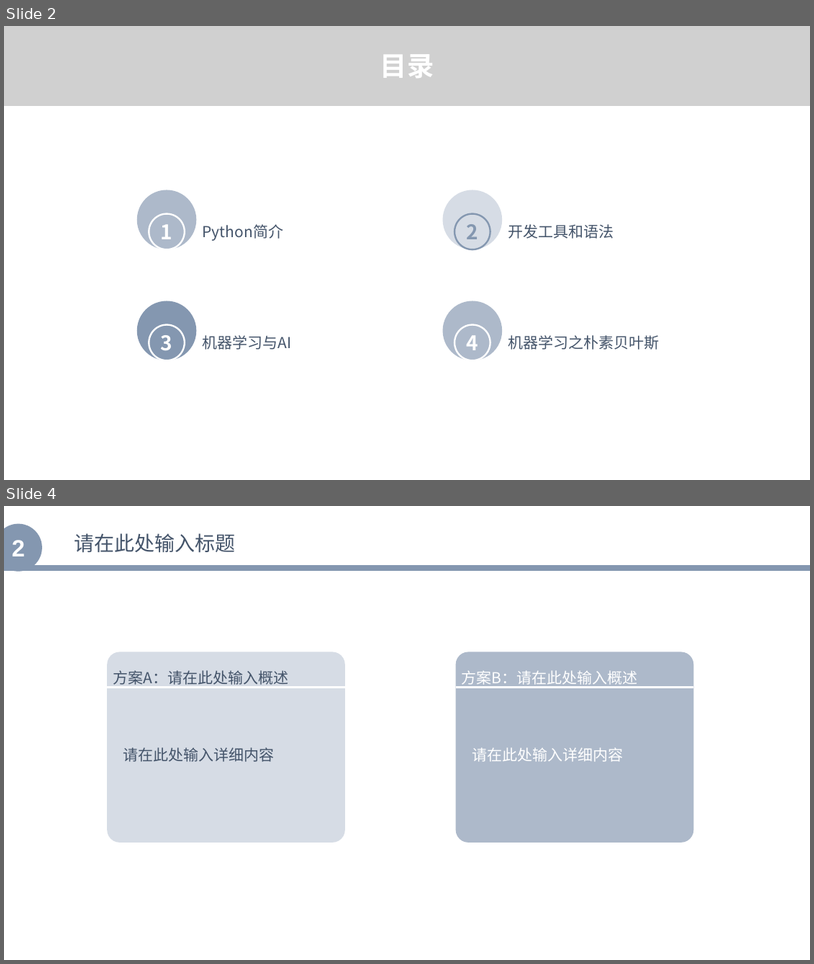
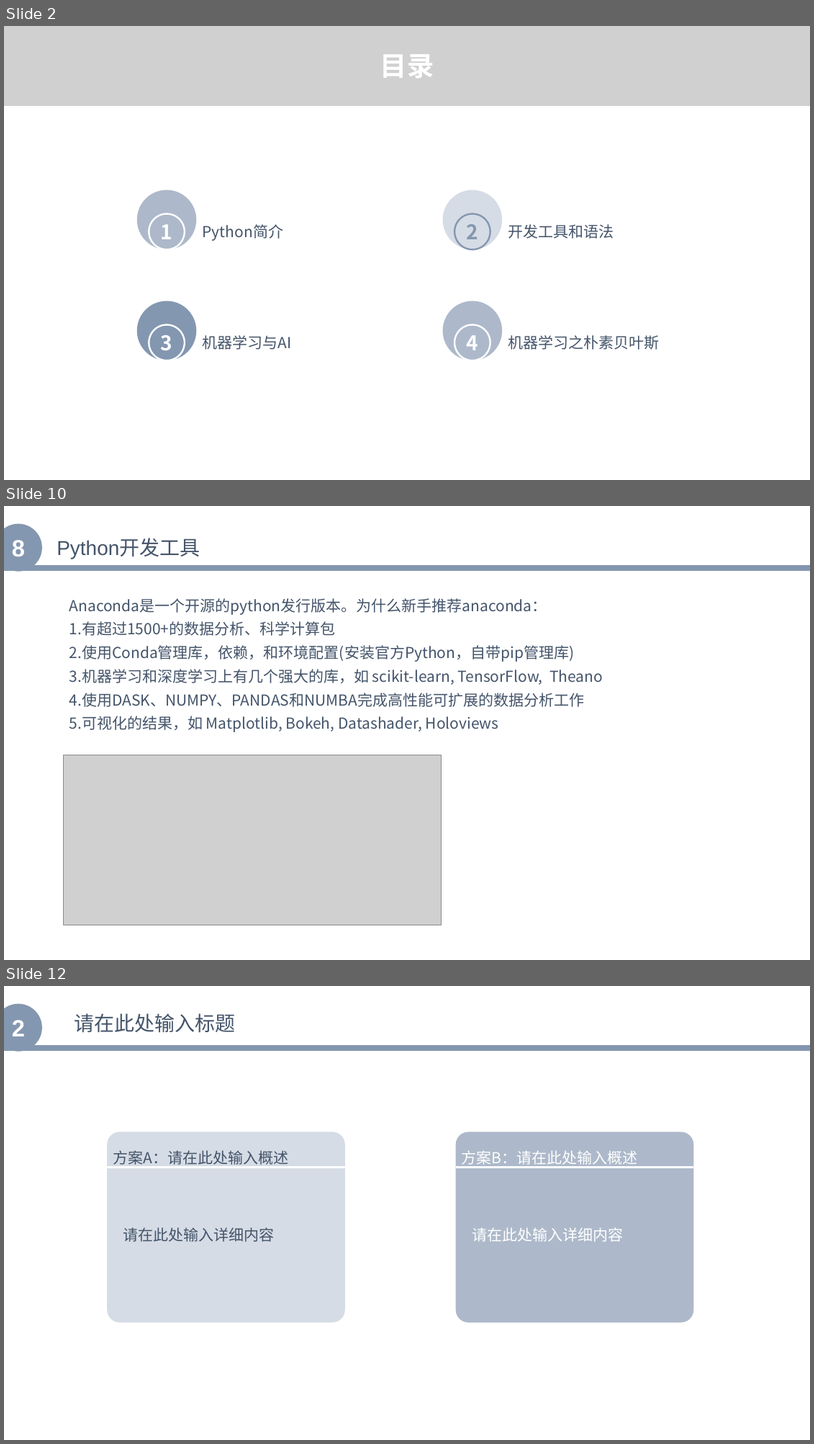
Before and after one commit to zhenglibins/python, a slide deck: python资料/Python与机器学习入门.pptx. Shown one above the other, each under a label of ours: slides 2 and 4 before the commit, slides 2, 10 and 12 after it; the slides between them are not shown. The pictures are 814x964 and 814x1444 pixels, drawn with LibreOffice and Linux fonts; fonts in the diff are those of the drawing; grey boxes stand for pictures. Boxes give left, top, right and bottom in pixels: in the first picture for what was removed or moved away, otherwise in the second. Text is boxed around its words. In the diff, an @@ line names an element or a change of style, - is before the commit and + after.

```diff
--- a/python资料/Python与机器学习入门.pptx
+++ b/python资料/Python与机器学习入门.pptx
@@ slide 10 added at (4,506,810,960), background #FFFFFF @@
@@ ellipse added at (4,523,42,572), fill #8497B0, 28 pt, text #FFFFFF, bold @@
+8
@@ text added at (57,539,200,559), 24 pt, text #44546A @@
+Python开发工具
@@ line added from (4, 568) to (810, 568), #8497B0 7 pt @@
@@ text added at (70,598,603,732), 18 pt, text #44546A @@
+Anaconda是一个开源的python发行版本。为什么新手推荐anaconda：
+1.有超过1500+的数据分析、科学计算包
+2.使用Conda管理库，依赖，和环境配置(安装官方Python，自带pip管理库)
+3.机器学习和深度学习上有几个强大的库，如 scikit-learn, TensorFlow, Theano
+4.使用DASK、NUMPY、PANDAS和NUMBA完成高性能可扩展的数据分析工作
+5.可视化的结果，如 Matplotlib, Bokeh, Datashader, Holoviews
@@ picture added at (63,754,441,924) @@
@@ what was slide 4 is now slide 12 @@
```
Also in this commit, not shown: 8 other slides added, 1 slide removed, 1 other file.
